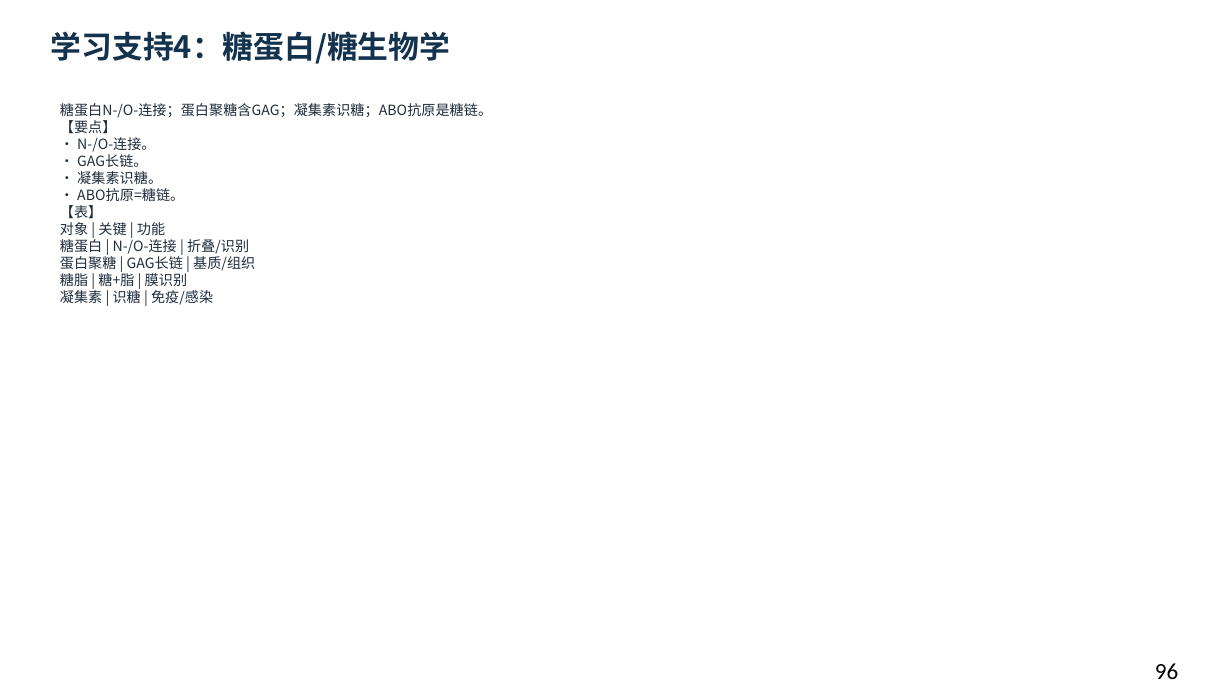
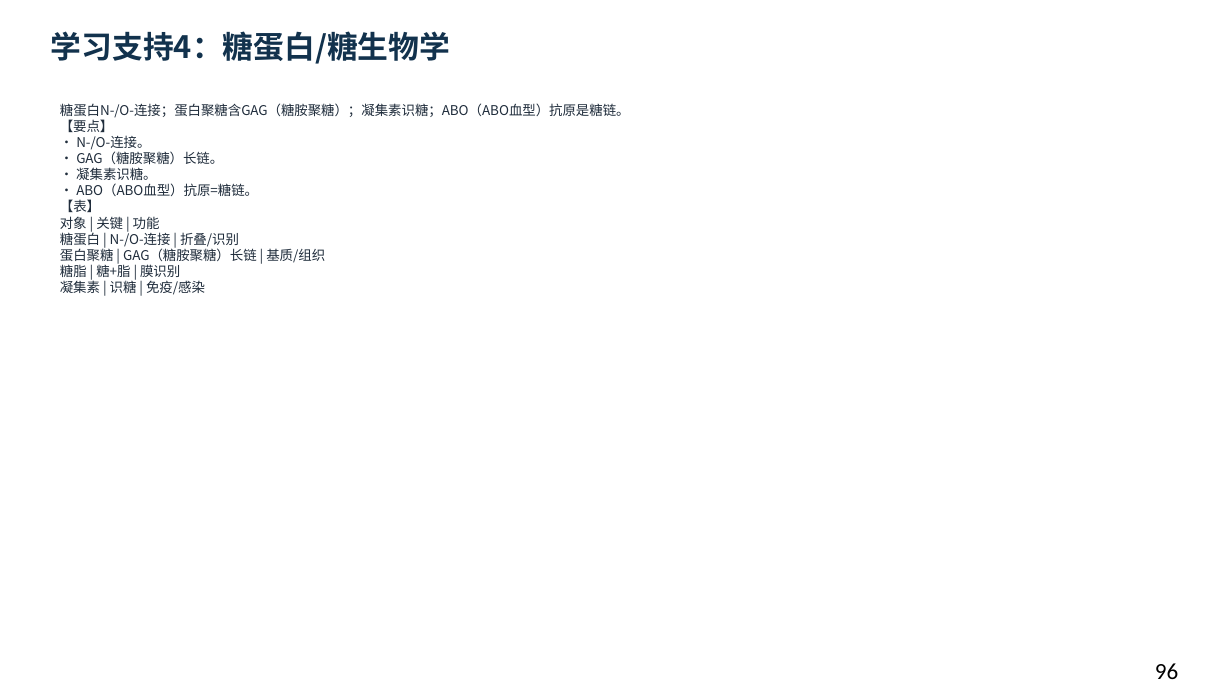
Before and after one commit to newkan-li/Biochemistry, a slide deck: slide 96 of downloads/bc09-ai-style.pptx. Drawn at 1232x693 pixels with LibreOffice and Linux fonts; fonts in the diff are those of the drawing. Boxes give left, top, right and bottom in pixels: in the first picture for what was removed or moved away, otherwise in the second. Text is boxed around its words. In the diff, an @@ line names an element or a change of style, - is before the commit and + after.

```diff
--- a/downloads/bc09-ai-style.pptx
+++ b/downloads/bc09-ai-style.pptx
@@ text at bbox=[60, 103, 630, 295]: text changed; size 11 to 10.5 pt @@
-糖蛋白N-/O-连接；蛋白聚糖含GAG；凝集素识糖；ABO抗原是糖链。
-【要点】
-• N-/O-连接。
-• GAG长链。
-• 凝集素识糖。
-• ABO抗原=糖链。
-【表】
-对象 | 关键 | 功能
-糖蛋白 | N-/O-连接 | 折叠/识别
-蛋白聚糖 | GAG长链 | 基质/组织
-糖脂 | 糖+脂 | 膜识别
-凝集素 | 识糖 | 免疫/感染
+糖蛋白N-/O-连接；蛋白聚糖含GAG（糖胺聚糖）；凝集素识糖；ABO（ABO血型）抗原是糖链。
+【要点】
+• N-/O-连接。
+• GAG（糖胺聚糖）长链。
+• 凝集素识糖。
+• ABO（ABO血型）抗原=糖链。
+【表】
+对象 | 关键 | 功能
+糖蛋白 | N-/O-连接 | 折叠/识别
+蛋白聚糖 | GAG（糖胺聚糖）长链 | 基质/组织
+糖脂 | 糖+脂 | 膜识别
+凝集素 | 识糖 | 免疫/感染
```
Also in this commit, not shown: 104 other slides changed, 3 other files.
